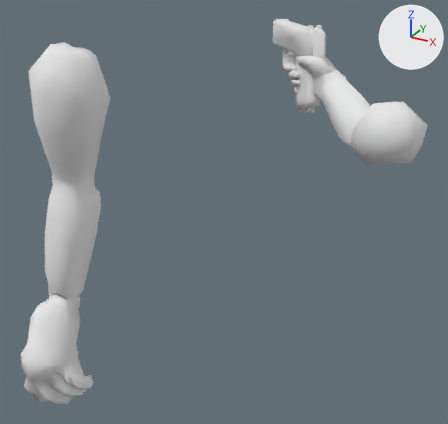
Renders of the Blender file gamedata/models/arms_newpistol/arms_newpistol.blend from each side of a commit.
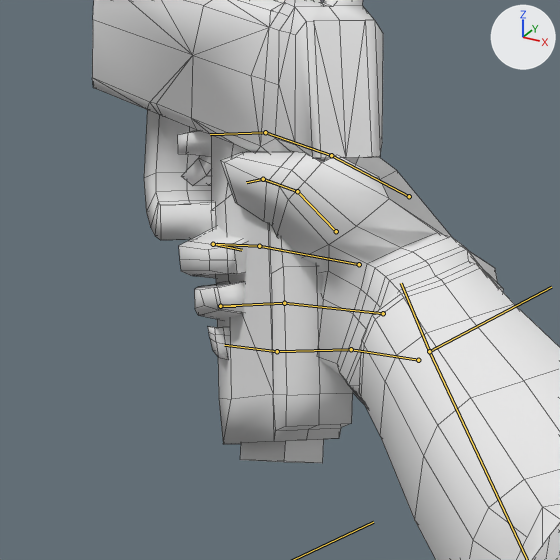
There are two pictures of each version: one whole from a 50 mm lens placed at (6.3, -12.08, 3.38), pointed at (0.33, -1.23, -2.05), one close up on the part from 57% to 80% of the width and 7% to 31% of the height. The axes (+X, +Y, +Z) are drawn at upper right. The lights are the same throughout. Both versions are drawn at frame 1 of the action 'RELOAD'; the numbers are the values there. The bones that bend it are drawn over the model as lines in the close-ups. The close-ups show mesh edges as thin lines.

Names of what the first close-up shows: 'Arms', 'Magazine', 'Pistol'.
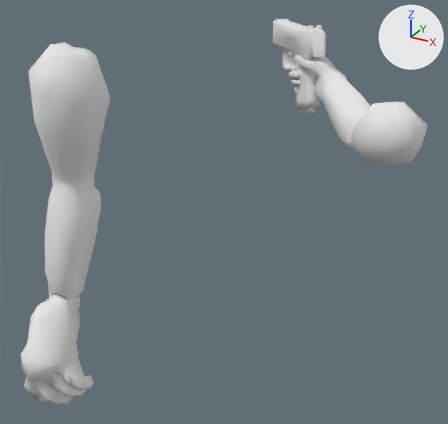
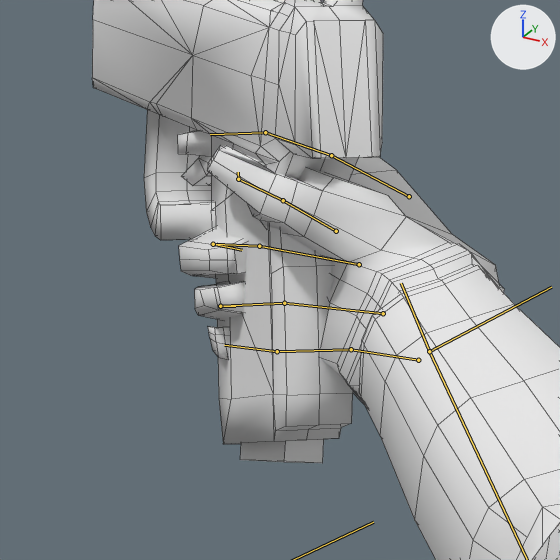
Changed parts and their boxes (x1, y1, x2, y2) in the close-ups (560 x 560 px):
'Arms', posed
    both: (178, 130, 560, 560)
bone 'Thumb1.R', root to tip
    before: (336, 231) to (297, 191)
    after: (336, 231) to (283, 200)
bone 'Thumb2.R', root to tip
    before: (297, 191) to (263, 179)
    after: (283, 200) to (238, 179)
bone 'Thumb3.R', root to tip
    before: (263, 179) to (246, 182)
    after: (238, 179) to (238, 172)

The edits, one by one:
Bone 'Thumb1.R' (bone_thumb1_r) moves from (0.61, -0.19, -0.25) to (0.4, -0.14, -0.03).
Bone 'Thumb1.R' (bone_thumb1_r) turns from (33, -6, -7) to (13, -1, -47) degrees about its own x, y and z.
Bone 'Thumb2.R' (bone_thumb2_r) turns from (2, -3, -4) to (21, -7, 10) degrees about its own x, y and z.
Bone 'Thumb3.R' (bone_thumb3_r) turns from (4, 10, 11) to (20, -9, 27) degrees about its own x, y and z.
